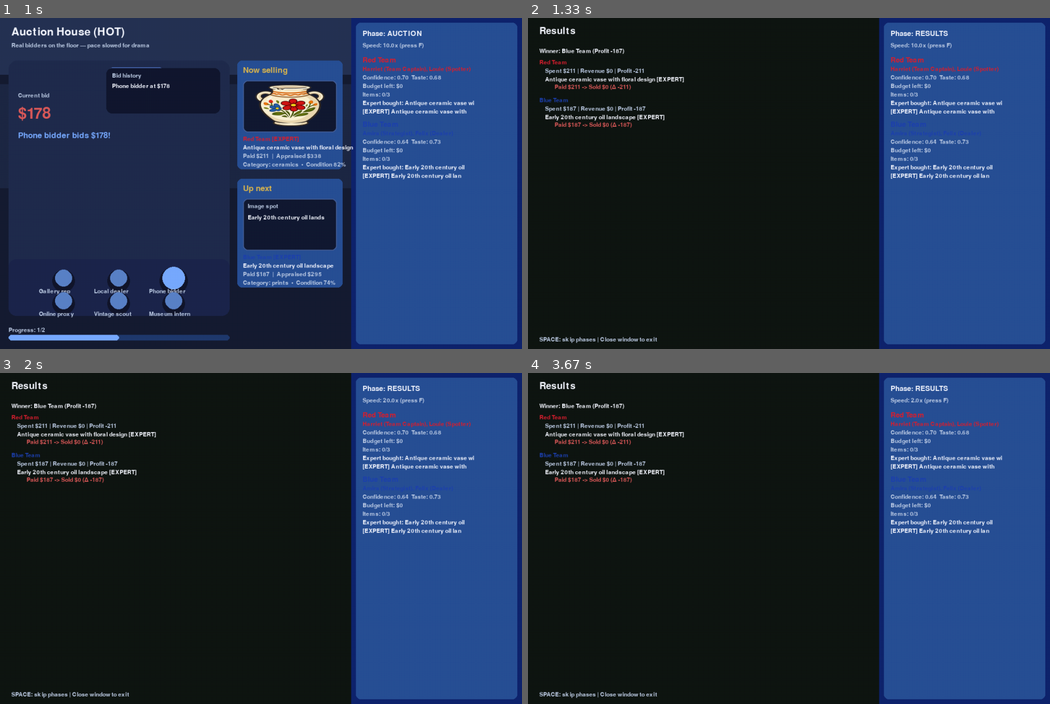
Above: before the commit, frames 1-4 (two rows, left to right).
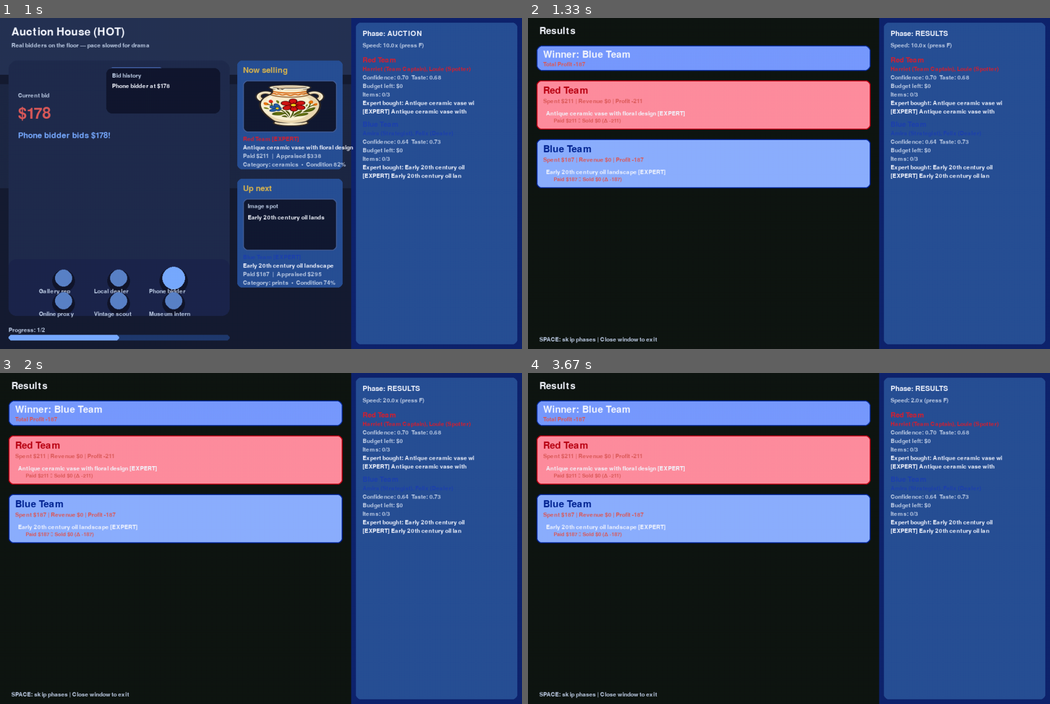
Above: after the commit, the same moments.

Repository: ashvernon/bargain-hunt-simulator
Game: pygame game, started from main.py
The game is run twice, just before and just after one commit, with the same random seed, the same clock (stepped at 60 frames per second) and the same inputs.
Inputs:
- Up to frame 1 (1 s): tap Space at 0.33 s; tap F at 0.67 s
- Up to frame 2 (1.33 s): tap Space at 1.07 s
- Up to frame 3 (2 s): tap Space at 1.37, 1.9 s; tap F at 1.98 s
- Up to frame 4 (3.67 s): tap Space at 2.2, 3.3, 3.6 s; tap F at 3.38 s

Frame 1 is identical in both runs. In frame 2, 24% of the frame differs, in the area x 1-66%, y 8-52%; in frame 3, 24%; in frame 4, 24%.

Commit message:
Enhance results screen layout

Diff:
--- a/ui/screens/results_screen.py
+++ b/ui/screens/results_screen.py
@@ -10,33 +10,72 @@
         self.episode = episode
         self.font = pygame.font.SysFont(None, 30)
         self.small = pygame.font.SysFont(None, 18)
+        self.micro = pygame.font.SysFont(None, 16)
+
+    def _shade(self, color, amount):
+        return tuple(max(0, min(255, c + amount)) for c in color)
+
+    def _draw_team_card(self, surface, team, x, y, width):
+        item_lines = len(team.items_bought)
+        card_height = 70 + item_lines * 34
+        bg = self._shade(team.color, 110)
+        outline = self._shade(team.color, -30)
+
+        card_rect = pygame.Rect(x, y, width, card_height)
+        pygame.draw.rect(surface, bg, card_rect, border_radius=10)
+        pygame.draw.rect(surface, outline, card_rect, width=2, border_radius=10)
+
+        inner_y = y + 12
+        draw_text(surface, team.name, x + 14, inner_y, self.font, outline)
+        if team.golden_gavel:
+            draw_text(surface, "GOLDEN GAVEL", x + 170, inner_y + 2, self.small, GOLD)
+        inner_y += 26
+
+        profit_col = GOOD if team.profit >= 0 else BAD
+        draw_text(
+            surface,
+            f"Spent ${team.spend:.0f} | Revenue ${team.revenue:.0f} | Profit {team.profit:+.0f}",
+            x + 14,
+            inner_y,
+            self.small,
+            profit_col,
+        )
+        inner_y += 26
+
+        for it in team.items_bought:
+            tag = " [EXPERT]" if it.is_expert_pick else ""
+            profit = it.auction_price - it.shop_price
+            col = GOOD if profit > 0 else BAD
+            draw_text(surface, f"{it.name}{tag}", x + 20, inner_y, self.small, TEXT)
+            inner_y += 16
+            draw_text(
+                surface,
+                f"Paid ${it.shop_price:.0f} → Sold ${it.auction_price:.0f} (Δ {profit:+.0f})",
+                x + 36,
+                inner_y,
+                self.micro,
+                col,
+            )
+            inner_y += 18
 
     def render(self, surface):
         play_w = self.cfg.window_w - self.cfg.hud_w
         pygame.draw.rect(surface, (16,22,18), (0, 0, play_w, self.cfg.window_h))
 
         draw_text(surface, "Results", 24, 18, self.font, TEXT)
-        y = 64
+        y = 58
 
-        draw_text(surface, f"Winner: {self.episode.winner.name} (Profit {self.episode.winner.profit:+.0f})", 24, y, self.small, TEXT)
-        y += 24
+        winner = self.episode.winner
+        banner_rect = pygame.Rect(18, y, play_w - 36, 54)
+        pygame.draw.rect(surface, self._shade(winner.color, 90), banner_rect, border_radius=12)
+        pygame.draw.rect(surface, self._shade(winner.color, -20), banner_rect, width=2, border_radius=12)
+        draw_text(surface, f"Winner: {winner.name}", 32, y + 10, self.font, TEXT)
+        draw_text(surface, f"Total Profit {winner.profit:+.0f}", 32, y + 34, self.small, GOOD if winner.profit >= 0 else BAD)
+        y += 74
 
         for team in self.episode.teams:
-            draw_text(surface, team.name, 24, y, self.small, team.color)
-            if team.golden_gavel:
-                draw_text(surface, "GOLDEN GAVEL", 130, y, self.small, GOLD)
-            y += 18
-
-            draw_text(surface, f"Spent ${team.spend:.0f} | Revenue ${team.revenue:.0f} | Profit {team.profit:+.0f}", 36, y, self.small, MUTED)
-            y += 18
-
-            for it in team.items_bought:
-                tag = " [EXPERT]" if it.is_expert_pick else ""
-                profit = it.auction_price - it.shop_price
-                col = GOOD if profit > 0 else BAD
-                draw_text(surface, f"{it.name}{tag}", 36, y, self.small, TEXT); y += 16
-                draw_text(surface, f"Paid ${it.shop_price:.0f} -> Sold ${it.auction_price:.0f} (Δ {profit:+.0f})", 56, y, self.small, col); y += 18
-            y += 10
+            self._draw_team_card(surface, team, 18, y, play_w - 36)
+            y += 90 + len(team.items_bought) * 34
 
         draw_text(surface, "SPACE: skip phases | Close window to exit", 24, self.cfg.window_h - 26, self.small, MUTED)
         render_hud(
